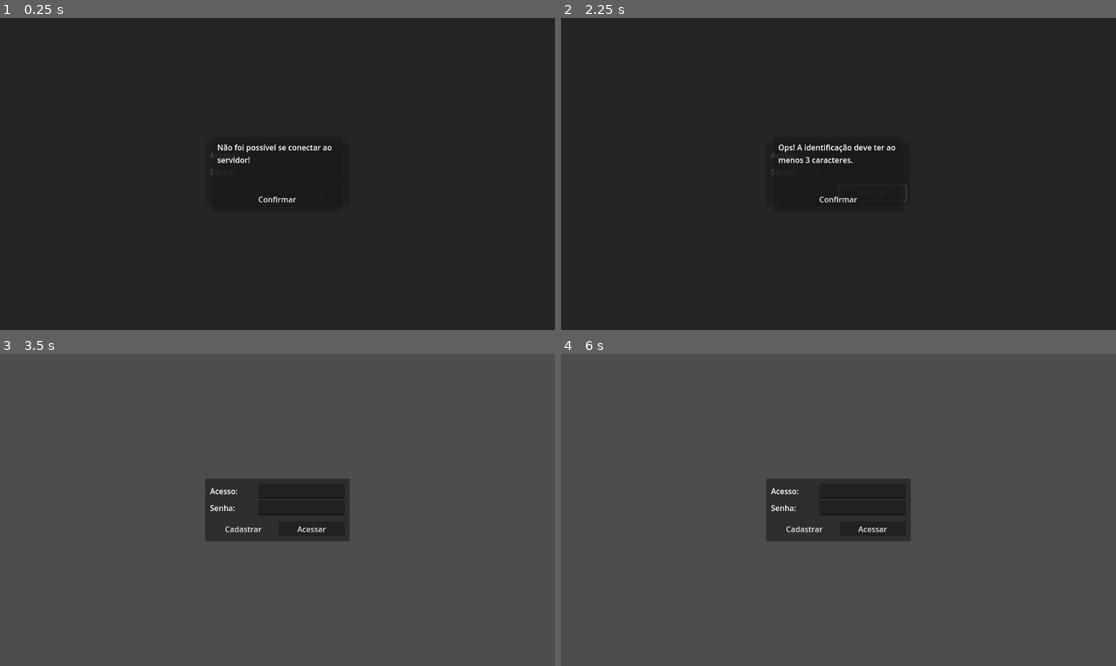
Above: before the commit, frames 1-4 (two rows, left to right).
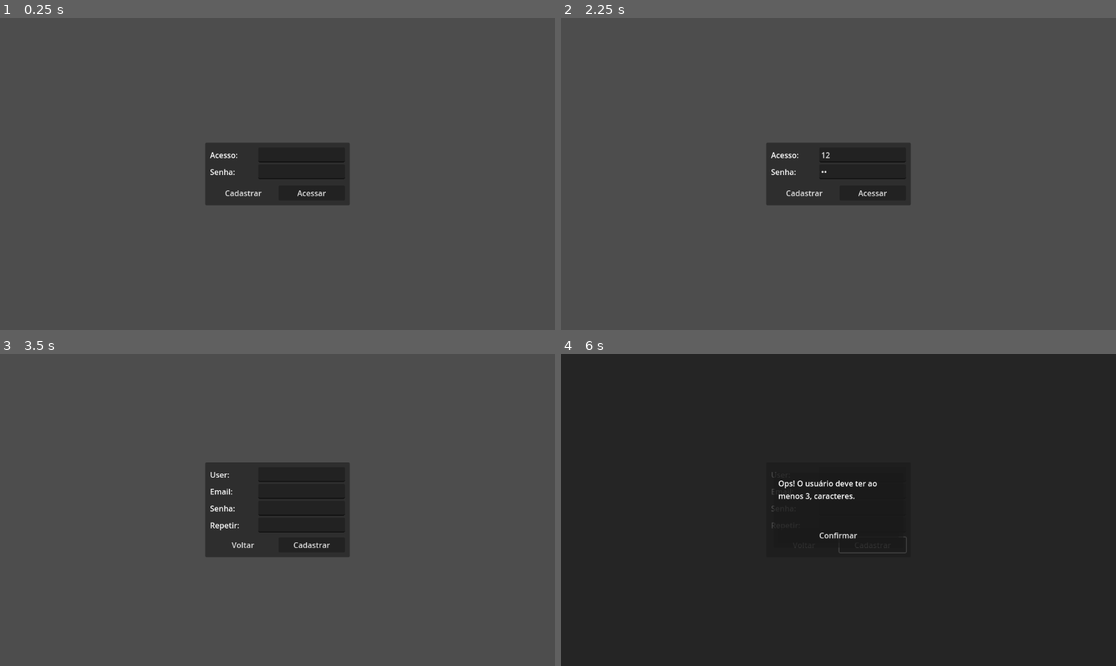
Above: after the commit, the same moments.

Repository: matheusoreis/GodOS
Game: Godot game, scene res://system/scenes/menu/menu.tscn
Two runs of this game, one before a commit and one after it. Both use one fixed random seed, a clock stepped at 60 frames per second and the inputs below.
Inputs (mouse positions are in pixels of both pictures, inside the frame that each line leads up to):
- Up to frame 1 (0.25 s): no input
- Up to frame 2 (2.25 s): click (860, 155) at 0.52 s; type "12" at 0.6 s; click (860, 170) at 0.75 s; type "12" at 0.83 s; click "Acessar" at 1.25 s; click "Acessar" (after the commit: "Confirmar") at 2 s
- Up to frame 3 (3.5 s): click "Cadastrar" at 2.75 s
- Up to frame 4 (6 s): click "Cadastrar" at 3.5 s; click (860, 475) at 4.27 s; type "Alex" at 4.35 s; click (860, 491) at 4.5 s; type "12" at 4.58 s; click (860, 506) at 4.73 s; type "12" at 4.82 s; click (860, 525) at 5.02 s; type "12" at 5.1 s; click "Voltar" at 5.75 s

The runs differ from the first frame. In frame 1, 95% of the frame differs, in the area x 0-100%, y 0-100%; in frame 2, 96%; in frame 3, 3.0%; in frame 4, 95%.

Commit message:
Alteração no network para se conectar ao tentar acessar

Diff:
--- a/client/database/interfaces/menu/sign_in/sign_in.gd
+++ b/client/database/interfaces/menu/sign_in/sign_in.gd
@@ -18,6 +18,14 @@
 
 
 func _on_confirm_pressed() -> void:
+	Network.connect_to_host(
+		Constants.host,
+		Constants.port,
+		Constants.secure
+	)
+
+	await Network.connected
+
 	var identifier: String = identifier_line.text
 	var password: String = password_line.text
 
--- a/client/system/network/network.gd
+++ b/client/system/network/network.gd
@@ -1,10 +1,16 @@
 extends Node
 
+
 signal logger(message: String)
+signal connected
+signal disconnected
+
 
 var _handlers: Dictionary = {}
 var _socket: WebSocketPeer
 var _packets: BoundedQueue
+var _connected := false
+
 
 var handlers: Array:
 	set(value): _set_handlers(value)
@@ -15,29 +21,25 @@
 	_packets = BoundedQueue.new(4096)
 
 
-func connect_to_host(host: String, port: int, secure: bool = false) -> void:
+func connect_to_host(host: String, port: int, secure: bool = false) -> Error:
 	var protocol = "wss://" if secure else "ws://"
-	var websocket_url = protocol + host + ":" + str(port)
+	var url = protocol + host + ":" + str(port)
 
-	var err = _socket.connect_to_url(websocket_url)
+	var err = _socket.connect_to_url(url)
 	if err != OK:
 		logger.emit("Não foi possível se conectar ao servidor!")
-		return
+		return err
+	return OK
 
 
 func send_packet(id: int, data: Dictionary) -> void:
-	var packet = {
-		"id": id,
-		"data": data
-	}
-	var json_string = JSON.stringify(packet)
-	_socket.send_text(json_string)
+	var packet := {"id": id, "data": data}
+	_socket.send_text(JSON.stringify(packet))
 
 
 func _set_handlers(value: Array) -> void:
 	if value == null:
 		return
-
 	for info in value:
 		_handlers[info[0]] = info[1]
 
@@ -46,50 +48,46 @@
 	_handlers.clear()
 
 
-func _process(_delta: float):
+func _process(_delta: float) -> void:
 	_socket.poll()
-	var state = _socket.get_ready_state()
 
-	if state == WebSocketPeer.STATE_OPEN:
-		_handle_open_state()
-	elif state == WebSocketPeer.STATE_CLOSED:
-		return
+	match _socket.get_ready_state():
+		WebSocketPeer.STATE_OPEN:
+			if not _connected:
+				_connected = true
+				connected.emit()
+			_handle_open_state()
+
+		WebSocketPeer.STATE_CLOSING, WebSocketPeer.STATE_CLOSED:
+			if _connected:
+				_connected = false
+				disconnected.emit()
 
 
 func _handle_open_state():
-	while _socket.get_available_packet_count():
-		var raw_data = _socket.get_packet()
-		var json_string = raw_data.get_string_from_utf8()
-
-		var result = _packets.enqueue(json_string)
-		if result == FAILED:
+	while _socket.get_available_packet_count() > 0:
+		var json_string = _socket.get_packet().get_string_from_utf8()
+		if _packets.enqueue(json_string) == FAILED:
 			logger.emit("A fila de pacotes está cheia, descartando pacotes")
 
-	if _packets.count > 0 && _handlers.size() > 0:
+	if _packets.count > 0 and _handlers.size() > 0:
 		_handle_packet(_packets.dequeue())
 
 
-func _handle_packet(json_string: String) -> void:
+func _handle_packet(json_string: String):
 	var json = JSON.new()
-	var parse_result = json.parse(json_string)
-
-	if parse_result != OK:
-		logger.emit('Erro ao analisar JSON: %s' % json.get_error_message())
+	if json.parse(json_string) != OK:
+		logger.emit("Erro ao analisar JSON")
 		return
 
-	var packet_data = json.data
-
-	if not packet_data.has("id"):
-		logger.emit('Campo de ID do pacote ausente')
+	var data = json.data
+	if not data.has("id"):
+		logger.emit("Pacote sem id")
 		return
 
-	var packet_id = packet_data.id as int
-
-	if !_handlers.has(packet_id):
-		logger.emit('Nenhum handler registrado para o pacote: %s' % packet_id)
+	var id := int(data.id)
+	if not _handlers.has(id):
+		logger.emit("Nenhum handler pra pacote %s" % id)
 		return
 
-	var handler = _handlers[packet_id] as Callable
-	var data = packet_data.get("data", {})
-
-	handler.call(data)
+	_handlers[id].call(data.get("data", {}))
--- a/client/system/scenes/menu/menu.gd
+++ b/client/system/scenes/menu/menu.gd
@@ -12,8 +12,6 @@
 	sign_in_ui.sign_up_pressed.connect(_show_sign_up_ui)
 	sign_up_ui.sign_in_pressed.connect(_show_sign_in_ui)
 
-	Network.connect_to_host(Constants.host, Constants.port, Constants.secure)
-
 
 func _on_network_logger(message: String) -> void:
 	Alert.show(message)
Not shown, added: .DS_Store
